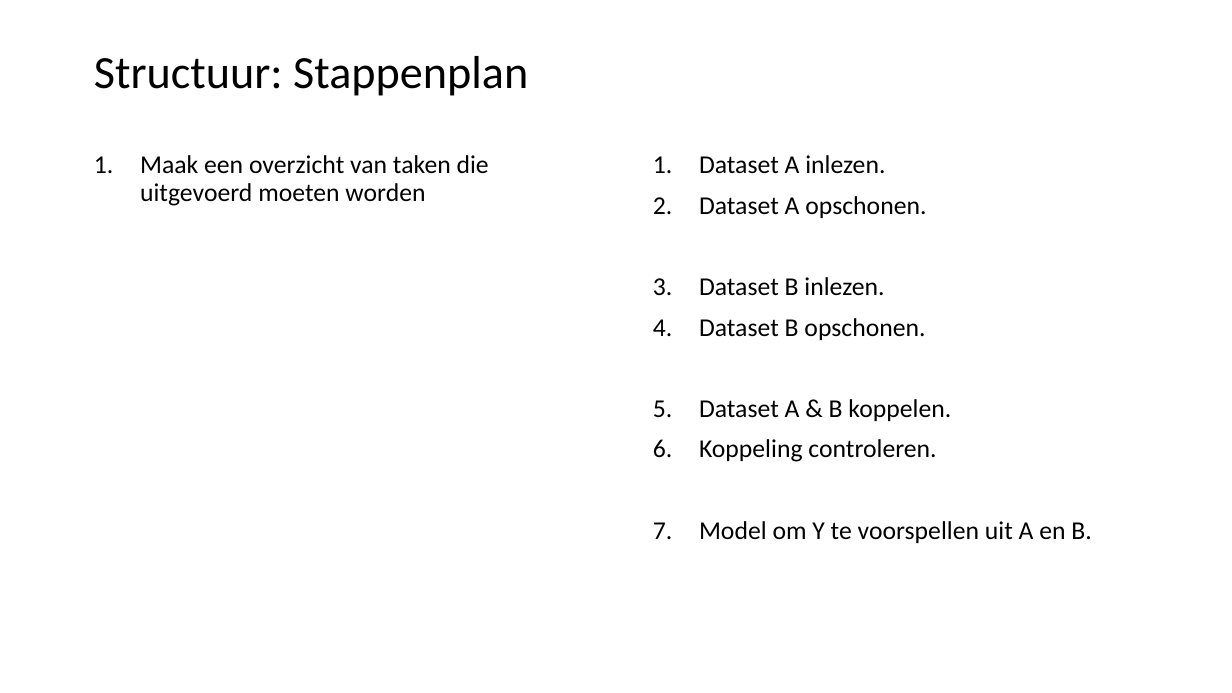
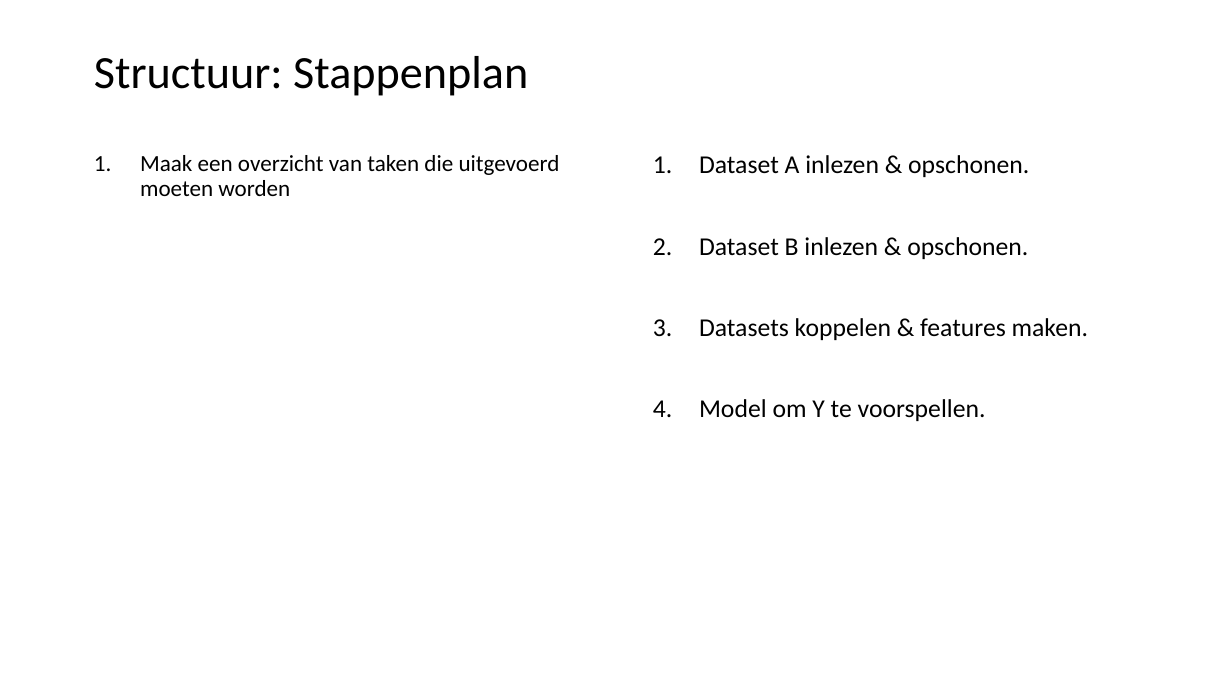
Before and after one commit to LFKoning/knowledge-sharing, a slide deck: slide 14 of python_course/2_production_code/python_cursus_2.pptx (slide 13 before the commit). Drawn at 1232x693 pixels with LibreOffice and Linux fonts; fonts in the diff are those of the drawing. Boxes give left, top, right and bottom in pixels: in the first picture for what was removed or moved away, otherwise in the second. Text is boxed around its words. In the diff, an @@ line names an element or a change of style, - is before the commit and + after.

```diff
--- a/python_course/2_production_code/python_cursus_2.pptx
+++ b/python_course/2_production_code/python_cursus_2.pptx
@@ text "Maak een overzicht van taken ..." at (140, 155, 560, 196): size 20 to 18 pt @@
@@ text at (699, 155, 1088, 421): text changed @@
-1. Dataset A inlezen.
-2. Dataset A opschonen.
-3. Dataset B inlezen.
-4. Dataset B opschonen.
-5. Dataset A & B koppelen.
-6. Koppeling controleren.
-7. Model om Y te voorspellen uit A en B.
+1. Dataset A inlezen & opschonen.
+2. Dataset B inlezen & opschonen.
+3. Datasets koppelen & features maken.
+4. Model om Y te voorspellen.
```
Also in this commit, not shown: 12 other slides changed, 3 slides added, 2 slides removed.
